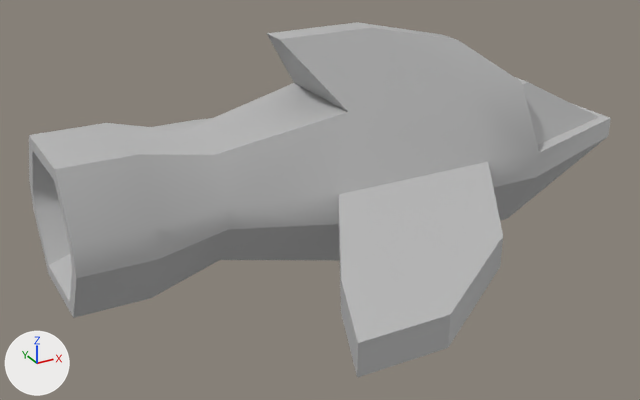
Before and after pictures for a commit that changed the FBX model GlobalGameJam/Assets/Artwork_&_Models/DolphinGame.fbx.
Before and after are seen from a 50 mm camera at (-0.0571, -0.0665, 0.0353) aimed at (-0.0208, -0.0005, 0.0023). Lighting does not change. The marker at lower left points along +X, +Y and +Z. Where no turn or scale is listed for an object, it has been applied to the vertices.
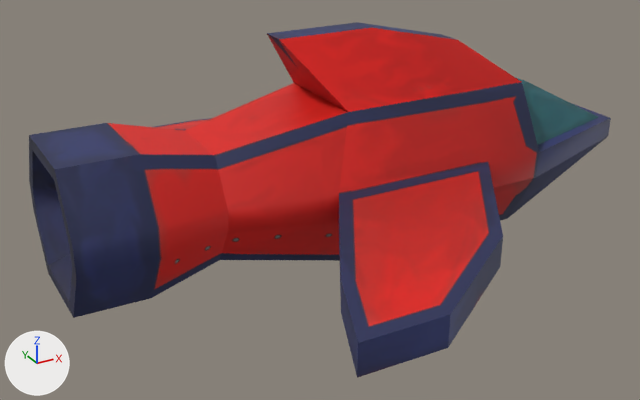
Where the change shows, as pixel boxes (x1, y1, x2, y2) in the pictures (640 x 400 px):
'pCube1', surface changed
    both: (29, 22, 611, 378)

The change in detail:
Picture 'DolphinPS.jpg' (img_dolphinps_jpg) is new.
In material 'phong1' (mat_phong1), base_color is no longer (0.5, 0.5, 0.5), grey #bcbcbc.
In material 'phong1' (mat_phong1), texture is now set to img_dolphinps_jpg.
me_mesh has 100 vertices, 98 faces and spans x -0.0363..0.0204, y -0.0242..0.0242, z -0.0091..0.0109.
me_mesh is used by ob_pcube1; location (-0.00861, 0.0, 0.00699).
me_mesh part 1: texture (UV) coordinates of 98 of 98 faces, centred in x -0.0363..0.0204, y -0.0242..0.0242, z -0.0091..0.0109, changed; they spanned u 0.12..0.88, v 0.0..1.0 and now span u 0.0..1.0, v 0.0..0.96.
